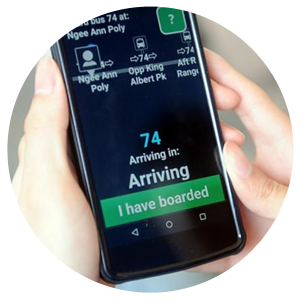
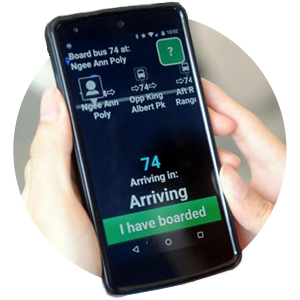
Layer changes from the first 300×300 image to the second:
added layer "Layer 8" above "Layer 7" over [43, 1, 248, 299]
added layer "Layer 7" above "Layer 6" over [13, 13, 287, 287]
hid "Layer 5" over [7, 6, 294, 293]
